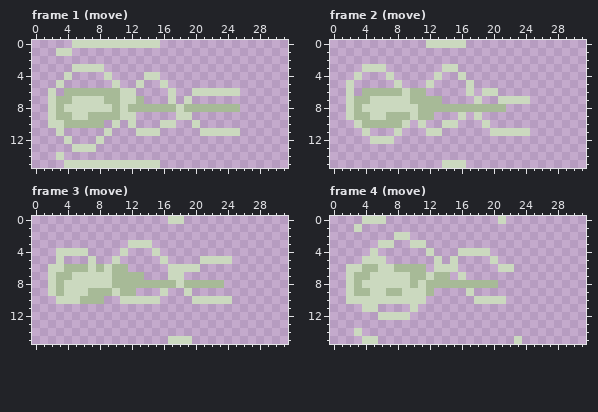
Two versions of one pixel-art file, Assets/Animations/Emeny/Type1/Wisp/Wind Wisp/Wind Wisp/wind-projectile.aseprite. The first picture shows the starting point.
32x16 pixels, 4 frames. Shown: frame 1 (move), frame 2 (move), frame 3 (move), frame 4 (move).
The result:
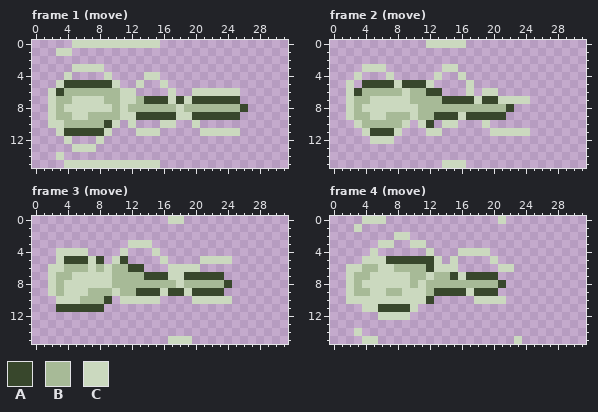
Palette (. is transparent): A #38472c  B #a7ba97  C #cbd9bf
Changes in this commit:
Frame 1 (move):
y 5: x 4..9 ...... -> AAAAAA
y 6: x 3 . -> A
y 7: x 14..16 ... -> AAA; x 18 . -> A; x 20..25 ...... -> AAAAAA
y 8: x 26 . -> A
y 9: x 13..17 ..... -> AAAAA; x 20..25 ...... -> AAAAAA
y 10: x 9 . -> A
y 11: x 4..8 ..... -> AAAAA
Frame 2 (move):
y 5: x 4..7 .... -> AAAA; x 9..11 ... -> AAA
y 6: x 3 . -> A; x 12..13 .. -> AA
y 7: x 14..17 .... -> AAAA; x 19..20 .. -> AA
y 8: x 22 . -> A
y 9: x 13..15 ... -> AAA; x 17..21 .C... -> AAAAA
y 10: x 12 . -> A
y 11: x 5..7 ... -> AAA
Frame 3 (move):
y 5: x 4..6 ... -> AAA; x 8 . -> A; x 11 . -> A
y 6: x 12..13 .. -> AA
y 7: x 14..16 ... -> AAA; x 19..23 ..... -> AAAAA
y 8: x 24 . -> A
y 9: x 13..15 ... -> AAA; x 17..18 .. -> AA; x 20..23 .... -> AAAA
y 10: x 9 . -> A
y 11: x 3..8 ...... -> AAAAAA
Frame 4 (move):
y 5: x 7..12 ...... -> AAAAAA
y 6: x 12 . -> A
y 7: x 15 . -> A; x 17..20 .... -> AAAA
y 8: x 21 . -> A
y 9: x 13..16 .... -> AAAA; x 18..20 ... -> AAA
y 10: x 12 . -> A
y 11: x 6..9 .... -> AAAA
Changed places in both pictures, as pixel boxes (x1, y1, x2, y2):
added: (56, 80, 248, 136)
changed: (354, 80, 514, 136)
added: (56, 256, 232, 312)
added: (378, 256, 506, 312)
